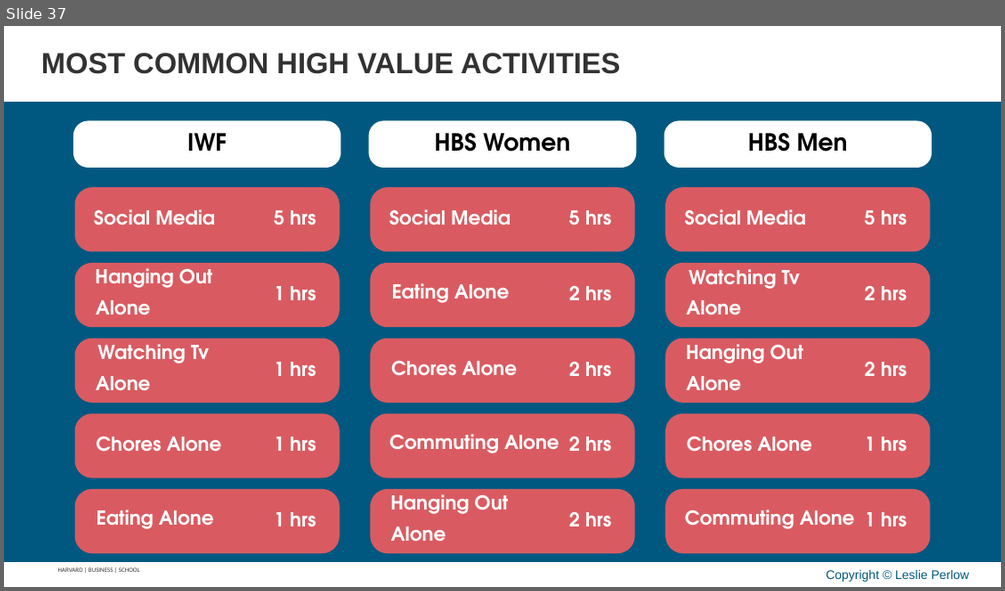
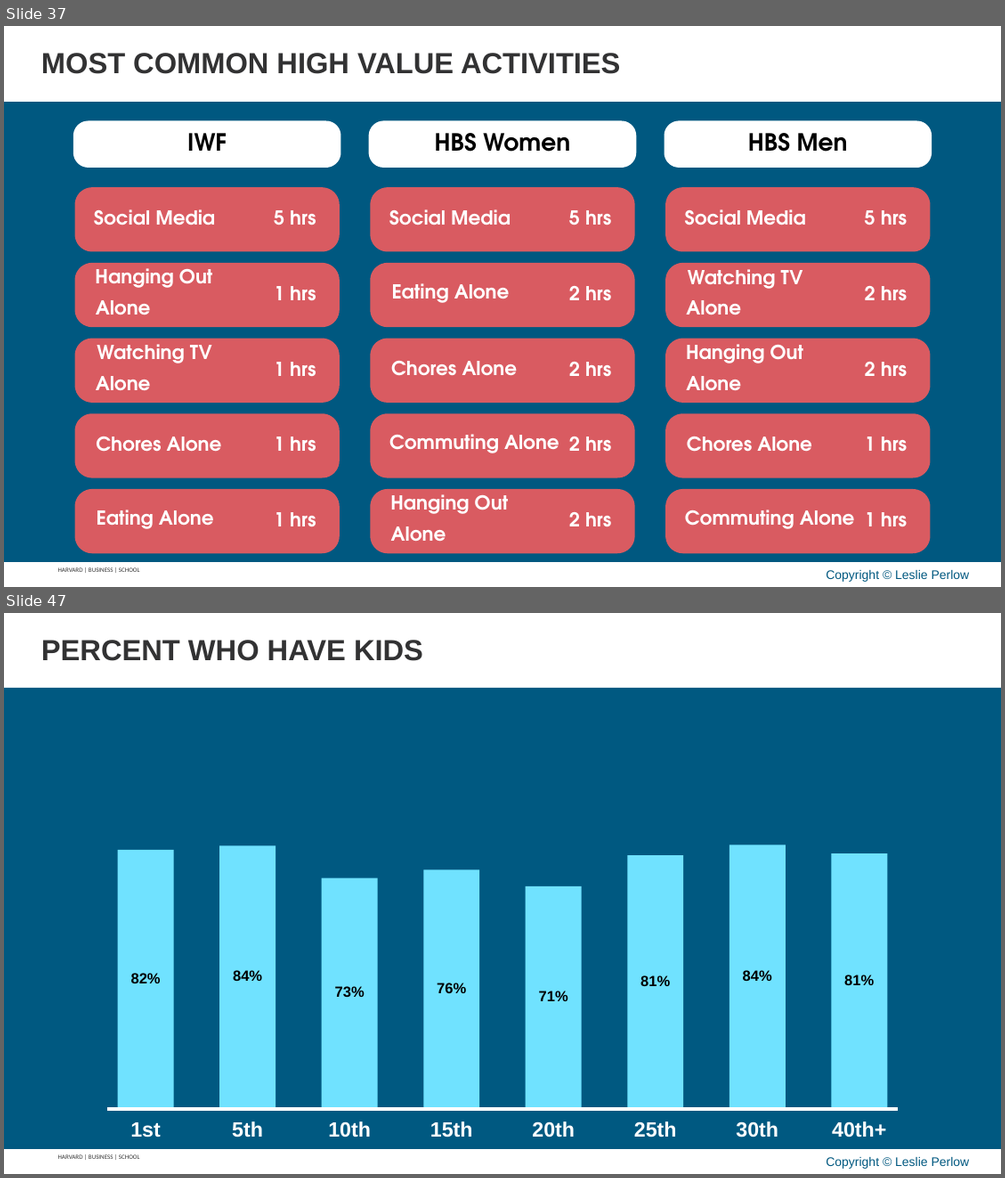
Before and after one commit to APPLITICS/lifematrix-deck-automation, a slide deck: outputs/generated_slides.pptx. Shown one above the other, each under a label of ours: slide 37 before the commit, slides 37 and 47 after it; the slides between them are not shown. The pictures are 1005x591 and 1005x1178 pixels, drawn with LibreOffice and Linux fonts; fonts in the diff are those of the drawing; background and template pictures are left out. Boxes give left, top, right and bottom in pixels: in the first picture for what was removed or moved away, otherwise in the second. Text is boxed around its words. In the diff, an @@ line names an element or a change of style, - is before the commit and + after.

```diff
--- a/outputs/generated_slides.pptx
+++ b/outputs/generated_slides.pptx
@@ slide 47 added at [4,613,1001,1174], background #005880; not listed: 4 template elements that a slide beside it also shows @@
@@ text added at [41,640,423,661], 28 pt, text #323233, bold @@
+PERCENT WHO HAVE KIDS
@@ group added at [4,688,1001,1144]: 16 texts, 10 rectangles, 1 freeform shape @@
+82%
+84%
+73%
+76%
+71%
+81%
+84%
+81%
+1st
+5th
+10th
+15th
+20th
+25th
+30th
+40th+
@@ slide 37 changed as well @@
@@ text at [688,269,803,289]: text changed @@
-Watching Tv
+Watching TV
@@ text at [97,344,212,363]: text changed @@
-Watching Tv
+Watching TV
```
Also in this commit, not shown: 13 other slides changed, 20 other slides added.
